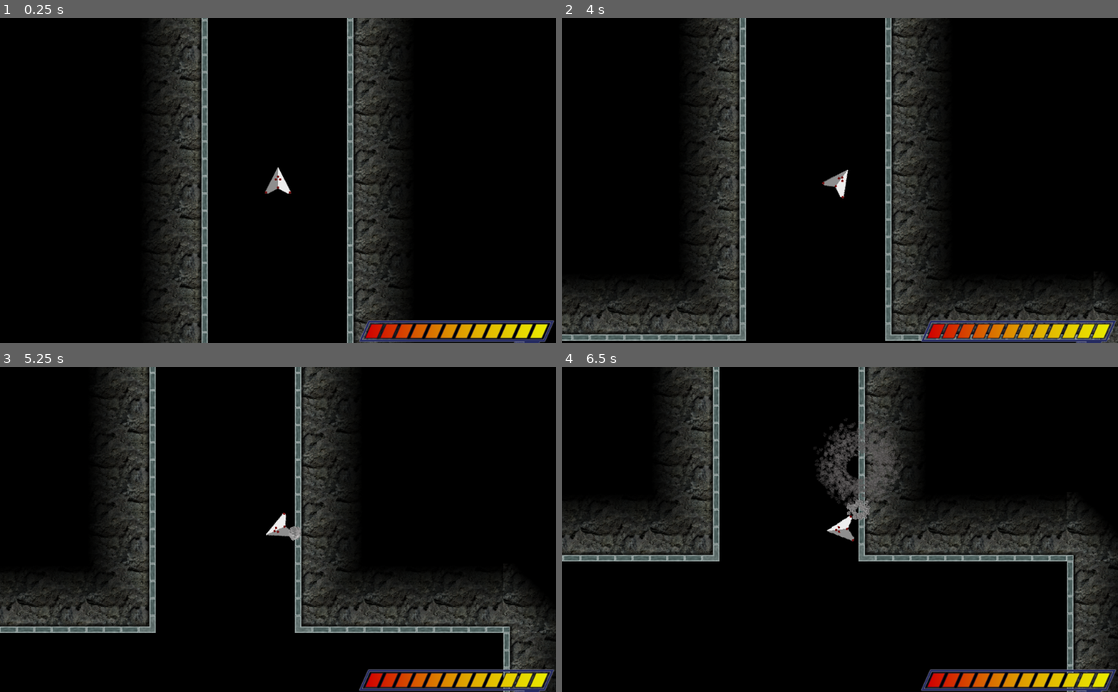
Above: before the commit, frames 1-4 (two rows, left to right).
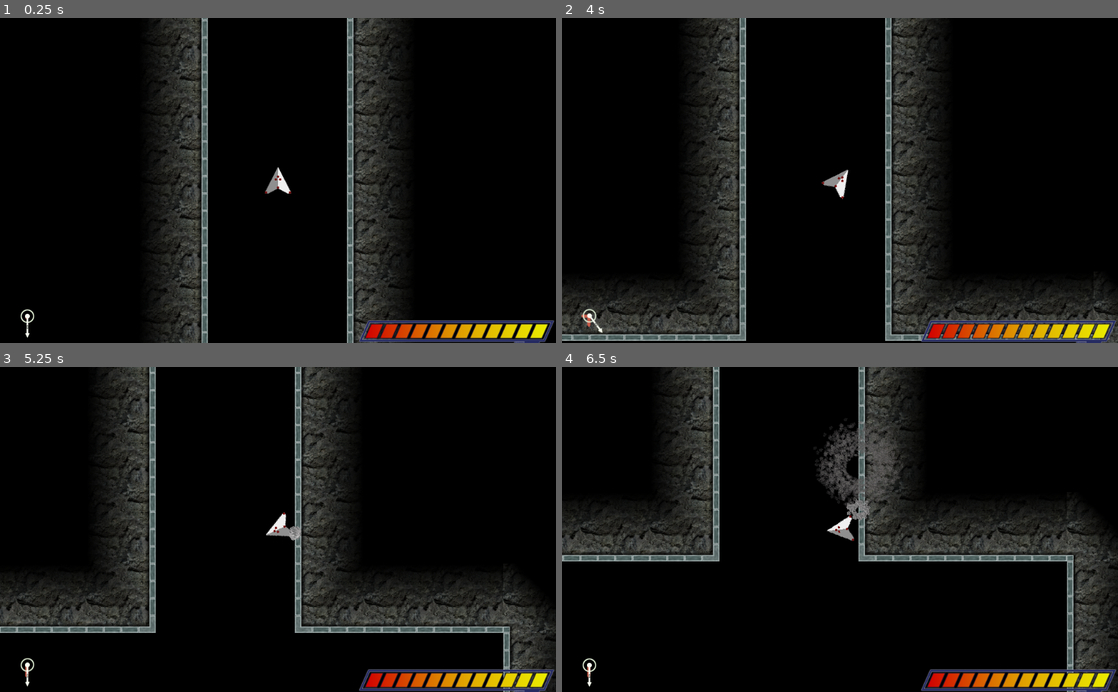
Above: after the commit, the same moments.

Repository: maximinus/scheme7
Game: Godot game, scene res://scenes/World.tscn
Same seed, same stepped clock (60 frames per second), same inputs: the game is played once before the commit and once after it.
Inputs:
- Up to frame 1 (0.25 s): no input
- Up to frame 2 (4 s): hold D (RightTurn) 0.53-1.28 s; hold A (LeftTurn) 1.28-2.03 s; hold D (RightTurn) 2.03-2.78 s; hold W (Thrust) 2.78-3.53 s; hold A (LeftTurn) from 3.53 s (still down)
- Up to frame 3 (5.25 s): keep holding A (LeftTurn)
- Up to frame 4 (6.5 s): release A (LeftTurn) at 5.78 s; hold D (RightTurn) from 5.78 s (still down)

The runs differ from the first frame. In frame 1, less than 0.1% of the frame differs, in the area x 3-7%, y 89-99%; in frame 2, 0.1%; in frame 3, 0.1%; in frame 4, 0.2%, in the area x 3-61%, y 17-99%.

Commit message:
Added first active widget control

Diff:
--- /dev/null
+++ b/Scheme7/Node2D.gd
@@ -0,0 +1,8 @@
+extends Node2D
+
+func _ready():
+	pass # Replace with function body.
+
+func updateDial(force):
+	# called with a vec2 of the force
+	pass
--- a/Scheme7/PathFollowTest.gd
+++ /dev/null
@@ -1,10 +0,0 @@
-extends Node2D
-
-const SPEED = 150.0
-
-# Called when the node enters the scene tree for the first time.
-func _ready():
-	pass
-
-func _process(delta):
-	$Path2D/PathFollow2D.offset += SPEED * delta
--- /dev/null
+++ b/Scheme7/code/global/globals.gd
@@ -0,0 +1,6 @@
+extends Node
+
+var last_force = Vector2(0, 0)
+
+func _ready():
+	pass
--- /dev/null
+++ b/Scheme7/globals.gd
@@ -0,0 +1,6 @@
+extends Node
+
+var last_movement = Vector2(0, 0)
+
+func _ready():
+	pass
--- a/Scheme7/project.godot
+++ b/Scheme7/project.godot
@@ -18,6 +18,15 @@
 config/name="Scheme7"
 run/main_scene="res://scenes/World.tscn"
 config/icon="res://icon.png"
+
+[autoload]
+
+Globals="*res://code/global/globals.gd"
+
+[display]
+
+window/size/resizable=false
+window/per_pixel_transparency/allowed=true
 
 [importer_defaults]
 
@@ -66,5 +75,9 @@
 
 [rendering]
 
+quality/2d/use_nvidia_rect_flicker_workaround=true
+quality/intended_usage/framebuffer_allocation=0
+quality/intended_usage/framebuffer_allocation.mobile=0
+quality/2d/use_pixel_snap=true
 environment/default_clear_color=Color( 0, 0, 0, 1 )
 environment/default_environment="res://default_env.tres"
--- a/Scheme7/scenes/Player/Player.gd
+++ b/Scheme7/scenes/Player/Player.gd
@@ -38,6 +38,7 @@
 		velocity += getForceVector()
 	updateCameraZoom()
 	move_and_slide(velocity)
+	Globals.last_force = velocity
 	if get_slide_count() > 0:
 		var result = get_slide_collision(0)
 		if result != null:
--- a/Scheme7/scenes/PlayerUI/PlayerInterface.tscn
+++ b/Scheme7/scenes/PlayerUI/PlayerInterface.tscn
@@ -17,3 +17,6 @@
 margin_left = -360.0
 margin_top = -44.0
 texture = ExtResource( 1 )
+__meta__ = {
+"_edit_use_anchors_": false
+}
--- /dev/null
+++ b/Scheme7/scenes/PlayerUI/controls/force_dial/ForceDial.gd
@@ -0,0 +1,25 @@
+extends Node2D
+
+
+func _ready():
+	pass
+
+
+func getBarSize(speed):
+	speed = abs(speed)
+	speed = min(speed, 100) / 100
+	# 30 is ok, 20 is better
+	# below 5, ignore
+	var size = (log(speed + 1.1) / log(10)) / 1.5
+	size *= 100
+	return size
+
+
+func _process(delta):
+	# get the angle from the vector
+	if Globals.last_force.y == 0.0:
+		$DialCentre.rotation = 0.0 - (PI / 2)
+	else:
+		$DialCentre.rotation = atan2(-Globals.last_force.y, -Globals.last_force.x) - (PI / 2)
+	$XLine.points[1].x = -getBarSize(Globals.last_force.x)
+	$YLine.points[1].y = getBarSize(Globals.last_force.y)
--- /dev/null
+++ b/Scheme7/scenes/PlayerUI/controls/force_dial/ForceDial.tscn
@@ -0,0 +1,31 @@
+[gd_scene load_steps=3 format=2]
+
+[ext_resource path="res://scenes/PlayerUI/controls/force_dial/ForceDial.gd" type="Script" id=1]
+[ext_resource path="res://gfx/gui/force_dials/dial.png" type="Texture" id=3]
+
+[node name="ForceDial" type="Node2D"]
+script = ExtResource( 1 )
+
+[node name="YLine" type="Line2D" parent="."]
+position = Vector2( 2.44898, 0 )
+points = PoolVector2Array( -2.5, 2, -2.5, 20 )
+width = 5.0
+default_color = Color( 0.784314, 0.360784, 0.290196, 1 )
+end_cap_mode = 2
+round_precision = 2
+antialiased = true
+
+[node name="XLine" type="Line2D" parent="."]
+position = Vector2( 2.44898, 0 )
+points = PoolVector2Array( -2.5, 0, -22.5, 0 )
+width = 5.0
+default_color = Color( 0.784314, 0.360784, 0.290196, 1 )
+end_cap_mode = 2
+round_precision = 2
+antialiased = true
+
+[node name="DialCentre" type="Node2D" parent="."]
+
+[node name="Needle" type="Sprite" parent="DialCentre"]
+position = Vector2( 0, -13.5 )
+texture = ExtResource( 3 )
--- a/Scheme7/scenes/World.tscn
+++ b/Scheme7/scenes/World.tscn
@@ -1,5 +1,6 @@
-[gd_scene load_steps=23 format=2]
-
+[gd_scene load_steps=24 format=2]
+
+[ext_resource path="res://scenes/PlayerUI/controls/force_dial/ForceDial.tscn" type="PackedScene" id=1]
 [ext_resource path="res://scenes/Player/Player.tscn" type="PackedScene" id=2]
 [ext_resource path="res://scenes/World.gd" type="Script" id=3]
 [ext_resource path="res://scenes/PlayerUI/PlayerInterface.tscn" type="PackedScene" id=4]
@@ -428,6 +429,9 @@
 margin_right = 393.216
 margin_bottom = 600.0
 
+[node name="ForceDial" parent="CanvasLayer" instance=ExtResource( 1 )]
+position = Vector2( 50, 550 )
+
 [node name="FadeTiles" type="TileMap" parent="."]
 tile_set = SubResource( 18 )
 cell_size = Vector2( 128, 128 )
--- a/Scheme7/tests/PathFollowTest.tscn
+++ /dev/null
@@ -1,24 +0,0 @@
-[gd_scene load_steps=4 format=2]
-
-[ext_resource path="res://icon.png" type="Texture" id=1]
-[ext_resource path="res://PathFollowTest.gd" type="Script" id=2]
-
-[sub_resource type="Curve2D" id=1]
-_data = {
-"points": PoolVector2Array( -51.1359, 11.8921, 51.1359, -11.8921, 134.204, 200.196, -19.0273, 9.51366, 19.0273, -9.51366, 230.53, 150.249, 209.3, -130.813, -209.3, 130.813, 429.128, 220.413, 0, 0, 0, 0, 517.129, 345.279, -130.813, 8.32445, 130.813, -8.32445, 806.106, 497.498, 57.0819, 41.6222, -57.0819, -41.6222, 942.865, 152.628, 0, 0, 0, 0, 733.565, 39.6531, 0, 0, 0, 0, 251.936, 55.1128, 29.7302, -39.2438, -29.7302, 39.2438, 49.7706, 38.4639, -14.2705, -14.2705, 14.2705, 14.2705, 111.609, 195.439, 0, 0, 0, 0, 134.204, 200.196 )
-}
-
-[node name="PathFollowTest" type="Node2D"]
-script = ExtResource( 2 )
-
-[node name="Path2D" type="Path2D" parent="."]
-curve = SubResource( 1 )
-
-[node name="PathFollow2D" type="PathFollow2D" parent="Path2D"]
-position = Vector2( 134.204, 200.196 )
-rotation = -0.239598
-rotate = false
-
-[node name="Sprite" type="Sprite" parent="Path2D/PathFollow2D"]
-texture = ExtResource( 1 )
-centered = false
Not shown, removed: Scheme7/docs/AUTHORS.txt
Binary file added: Scheme7/gfx/gui/force_dials/dial.png
Not shown, added: Scheme7/gfx/gui/force_dials/dial.png.import
Binary file added: Scheme7/gfx/gui/force_dials/dial_ring.png
Not shown, added: Scheme7/gfx/gui/force_dials/dial_ring.png.import
Not shown, changed: AUTHORS.txt
